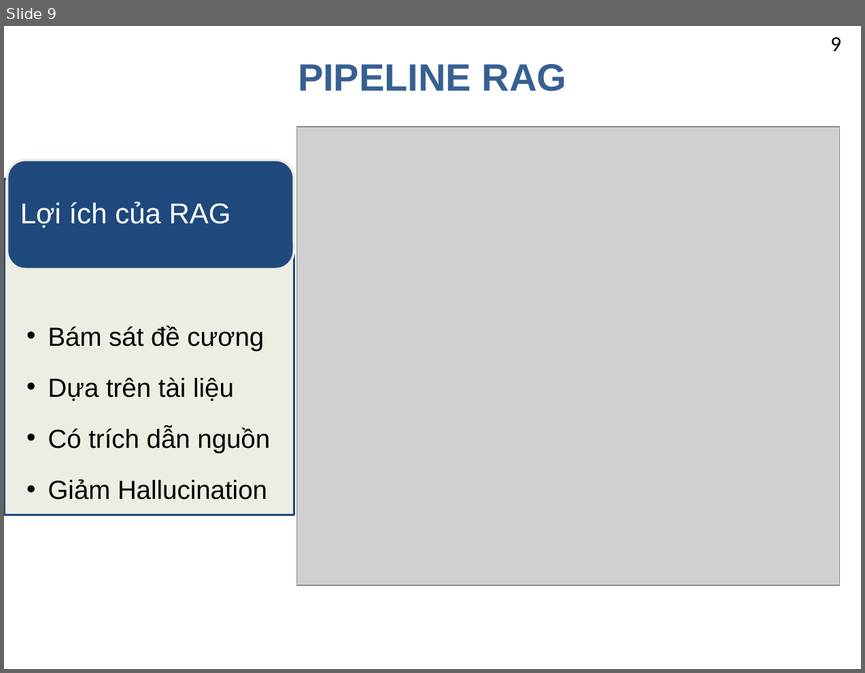
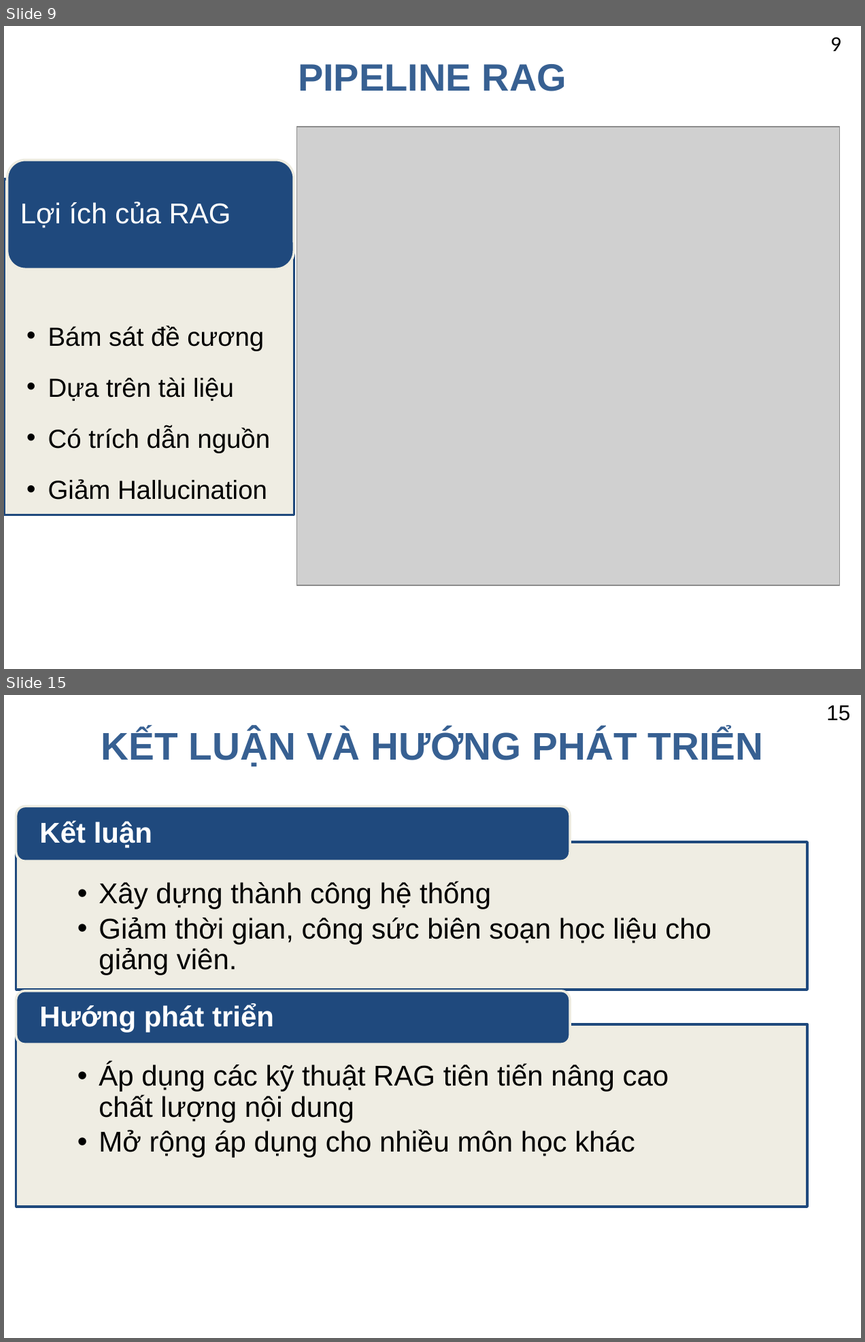
Before and after one commit to nguyentruongvu2/tn-nguyentruongvu-taohoclieu-rag, a slide deck: docs/PPT_RAG_Tao_tai_lieu_giang_day.pptx. Shown one above the other, each under a label of ours: slide 9 before the commit, slides 9 and 15 after it; the slides between them are not shown. The pictures are 865x673 and 865x1342 pixels, drawn with LibreOffice and Linux fonts; fonts in the diff are those of the drawing; grey boxes stand for pictures; background and template pictures are left out. Boxes give left, top, right and bottom in pixels: in the first picture for what was removed or moved away, otherwise in the second. Text is boxed around its words. In the diff, an @@ line names an element or a change of style, - is before the commit and + after.

```diff
--- a/docs/PPT_RAG_Tao_tai_lieu_giang_day.pptx
+++ b/docs/PPT_RAG_Tao_tai_lieu_giang_day.pptx
@@ slide 15 added at (4,695,861,1338), background #FFFFFF @@
@@ text added at (826,705,850,721), 18 pt, text #000000 @@
+15
@@ title added at (101,729,764,766), 32.4 pt, text #376092, bold @@
+KẾT LUẬN VÀ HƯỚNG PHÁT TRIỂN
@@ group added at (16,807,807,1206): 4 texts, 2 rectangles, 2 rounded rectangles @@
+  •• Xây dựng thành công hệ thống
+  •• Giảm thời gian, công sức biên soạn học liệu cho giảng viên.
+Kết luận
+  •• Áp dụng các kỹ thuật RAG tiên tiến nâng cao chất lượng nội dung
+  •• Mở rộng áp dụng cho nhiều môn học khác
+Hướng phát triển
```
Also in this commit, not shown: 10 slides changed, 1 other slide added, 4 slides removed, 30 other files.
